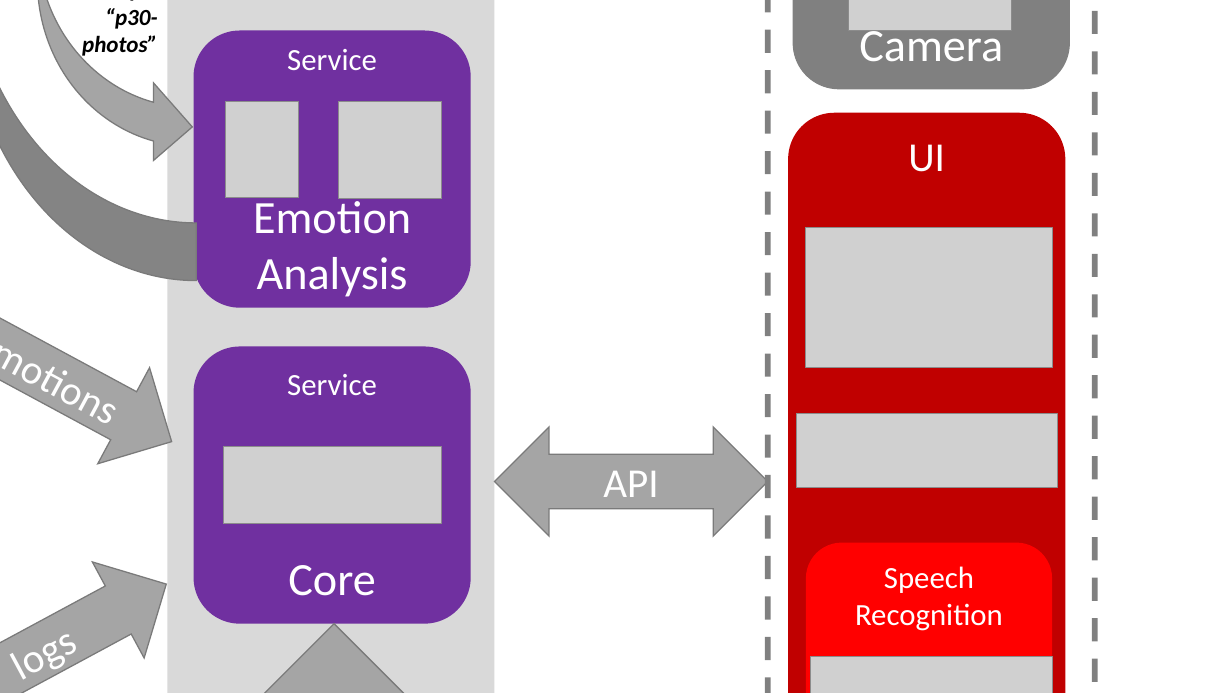
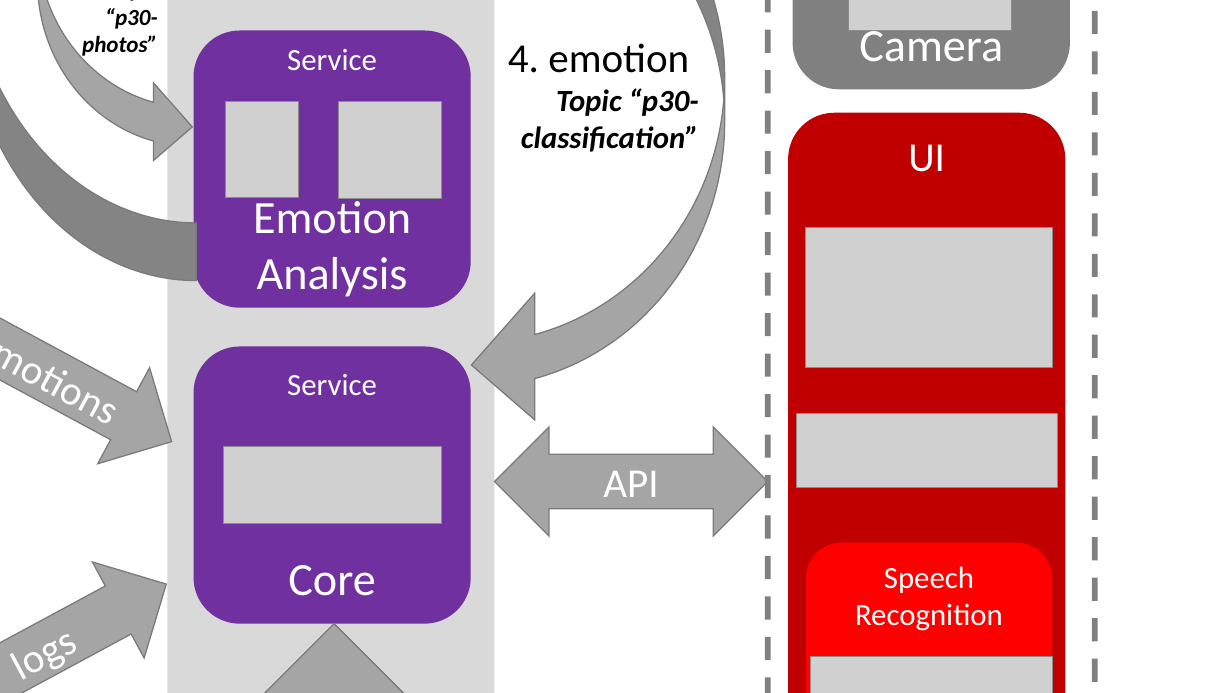
Before and after one commit to esp30/smartMirrorDoc, a slide deck: slide 1 of Architecture.pptx. Drawn at 1232x693 pixels with LibreOffice and Linux fonts; fonts in the diff are those of the drawing; grey boxes stand for pictures; background and template pictures are left out. Boxes give left, top, right and bottom in pixels: in the first picture for what was removed or moved away, otherwise in the second. Text is boxed around its words. In the diff, an @@ line names an element or a change of style, - is before the commit and + after.

```diff
--- a/Architecture.pptx
+++ b/Architecture.pptx
@@ curved right arrow added at (x1=471, y1=0, x2=725, y2=429), fill #A5A5A5, outline #7A7A7A 1 pt @@
@@ text added at (x1=508, y1=43, x2=699, y2=152), 24 pt, text #000000, bold, italic @@
+4. emotion
+Topic “p30-classification”
```
Also in this commit, not shown: 5 other files.
